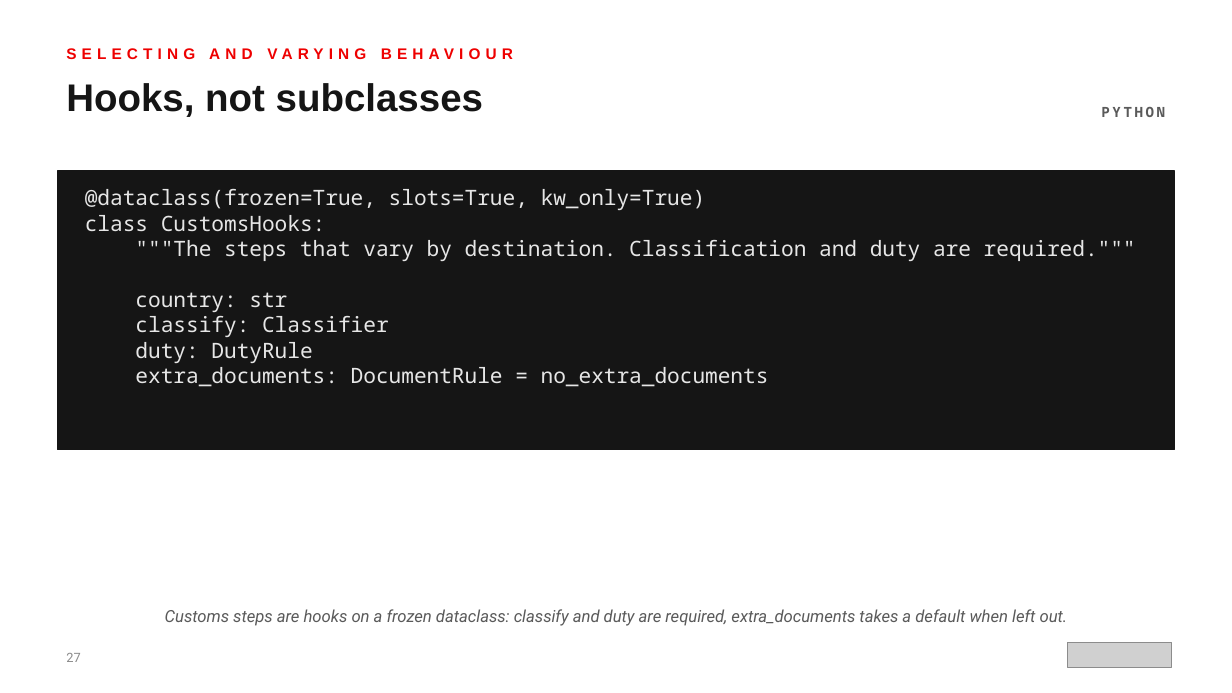
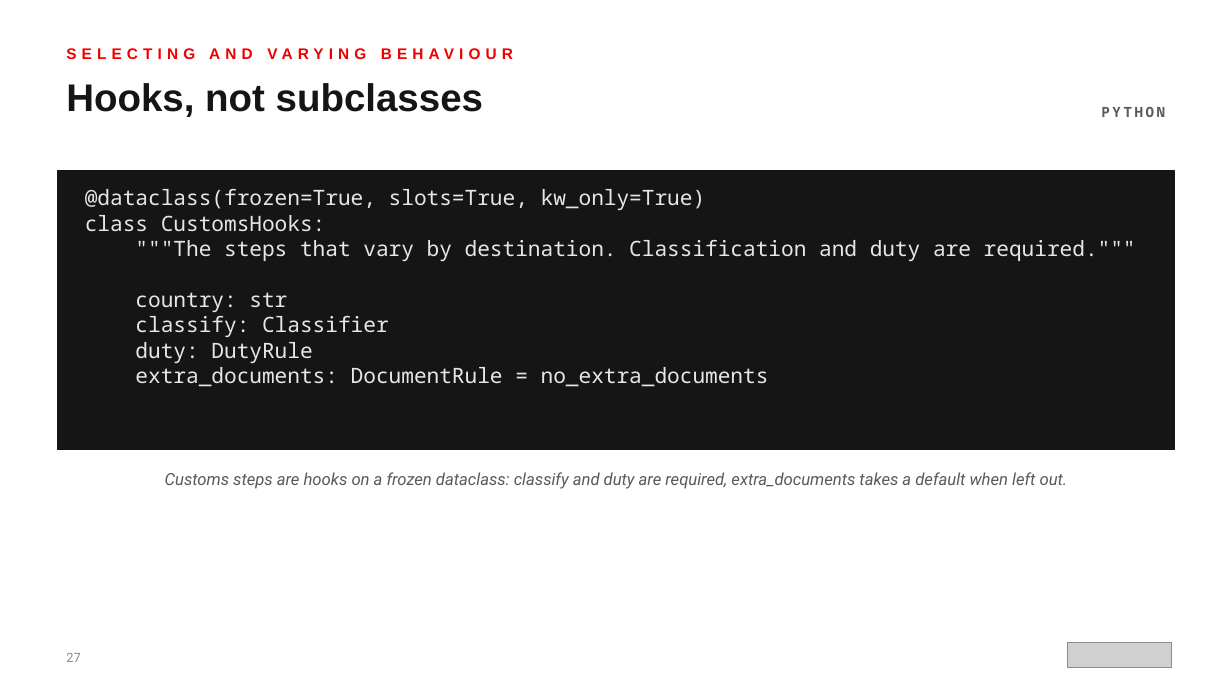
Before and after one commit to patterncatalyst/design-patterns-with-python, a slide deck: slide 27 of presentation/design-patterns-with-python-101-patterns-and-solid.pptx. Drawn at 1232x693 pixels with LibreOffice and Linux fonts; fonts in the diff are those of the drawing; grey boxes stand for pictures. Boxes give left, top, right and bottom in pixels: in the first picture for what was removed or moved away, otherwise in the second. Text is boxed around its words. In the diff, an @@ line names an element or a change of style, - is before the commit and + after.

```diff
--- a/presentation/design-patterns-with-python-101-patterns-and-solid.pptx
+++ b/presentation/design-patterns-with-python-101-patterns-and-solid.pptx
@@ text "Customs steps are hooks on ..." moved from (x1=165, y1=609, x2=1068, y2=626) to (x1=165, y1=472, x2=1068, y2=489) @@
```
Also in this commit, not shown: 23 other slides changed, 5 other files.
